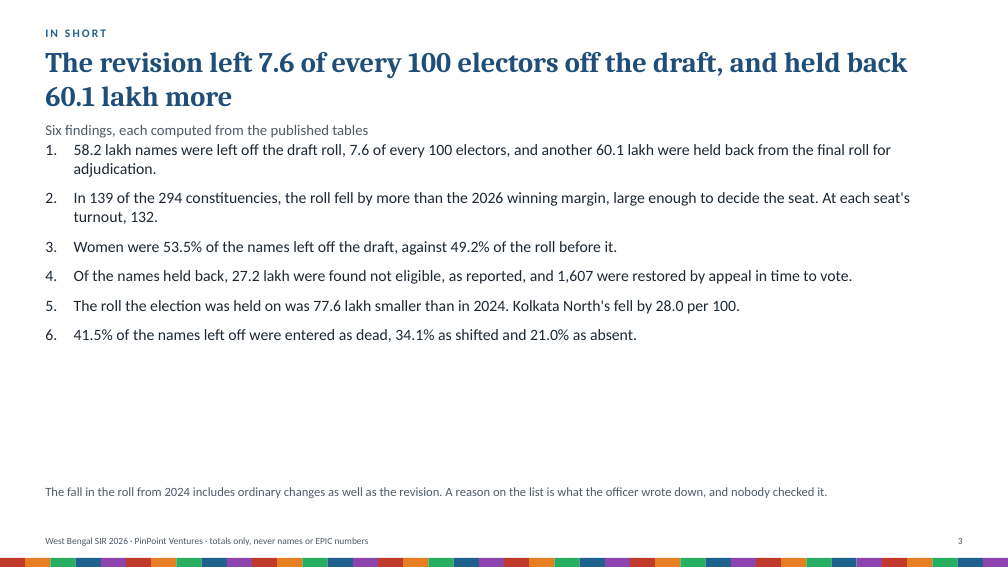
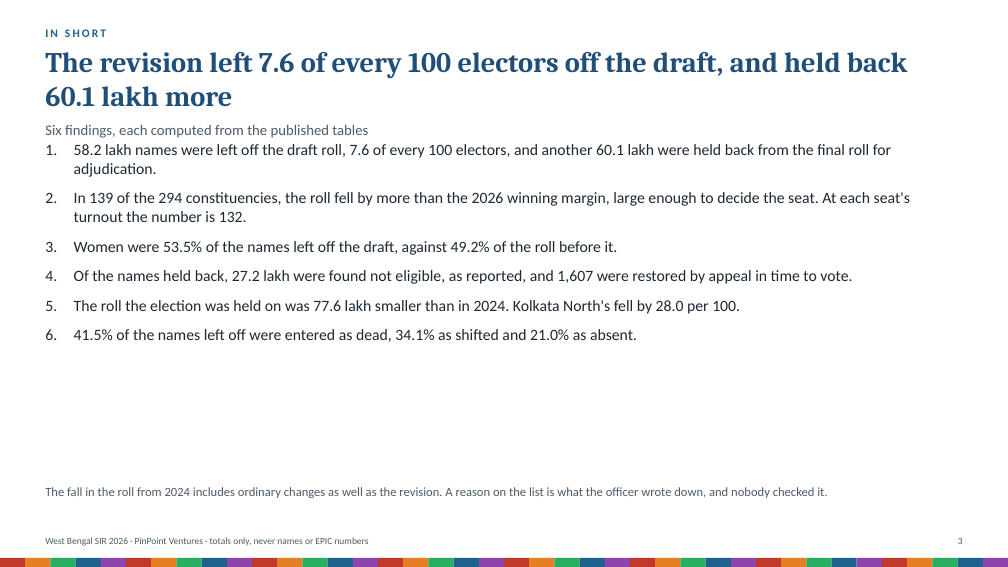
Before and after one commit to Varnasr/INDIA-DATA, a slide deck: slide 3 of reports/west-bengal-sir-2026-deck.pptx. Drawn at 1008x567 pixels with LibreOffice and Linux fonts; fonts in the diff are those of the drawing. Boxes give left, top, right and bottom in pixels: in the first picture for what was removed or moved away, otherwise in the second. Text is boxed around its words. In the diff, an @@ line names an element or a change of style, - is before the commit and + after.

```diff
--- a/reports/west-bengal-sir-2026-deck.pptx
+++ b/reports/west-bengal-sir-2026-deck.pptx
@@ text at (x1=74, y1=192, x2=910, y2=222): text changed @@
-2. In 139 of the 294 constituencies, the roll fell by more than the 2026 winning margin, large enough to decide the seat. At each seat's turnout, 132.
+2. In 139 of the 294 constituencies, the roll fell by more than the 2026 winning margin, large enough to decide the seat. At each seat's turnout the number is 132.
```
Also in this commit, not shown: 8 other files.
